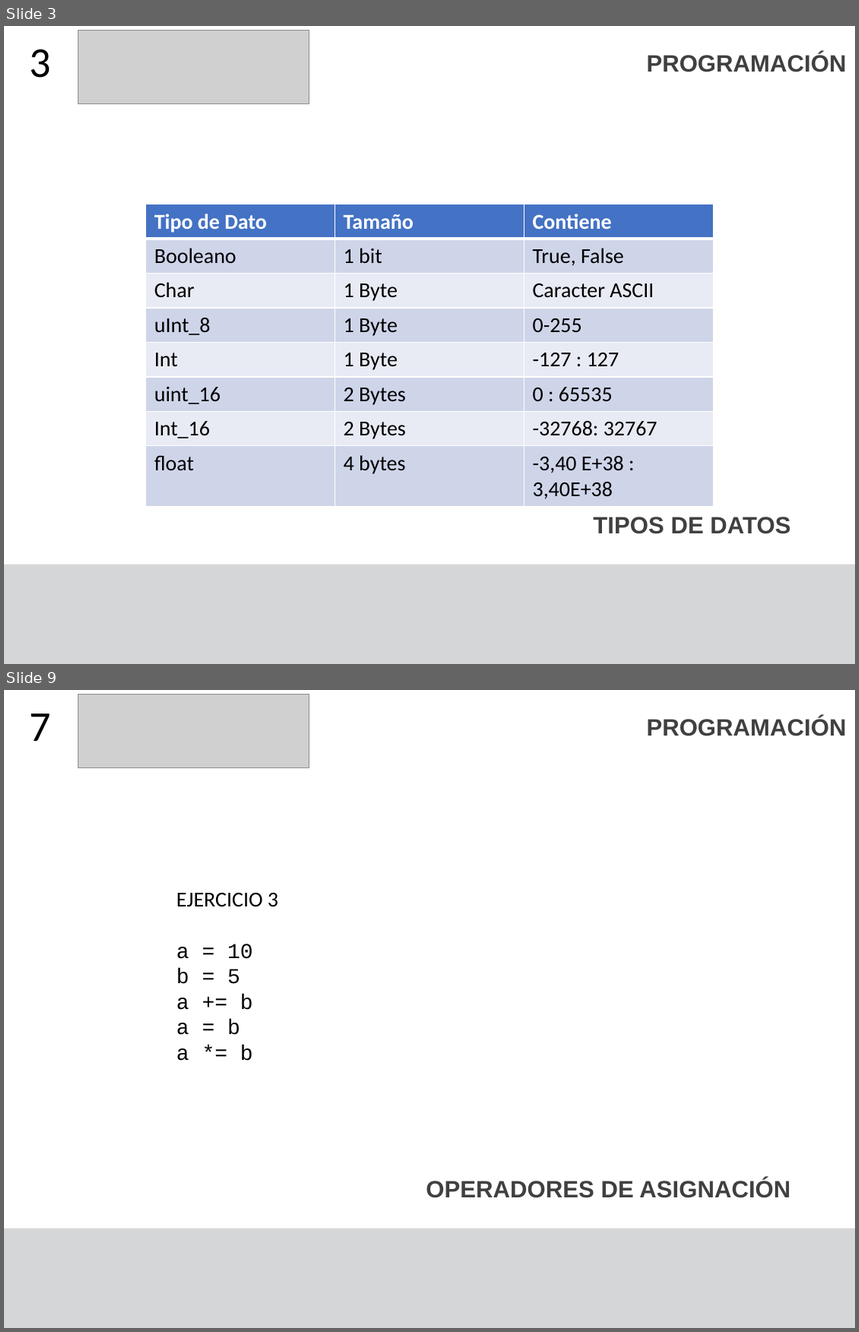
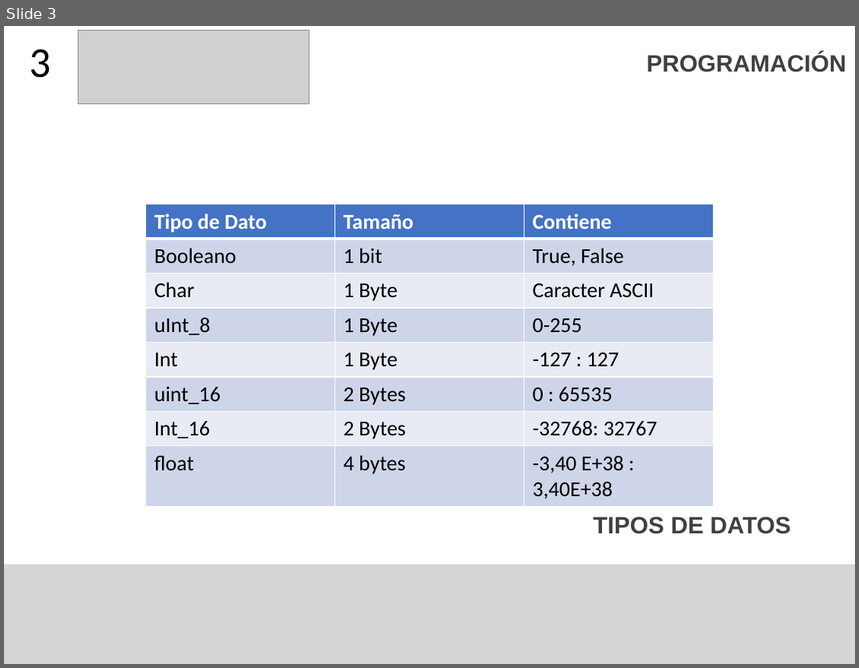
Before and after one commit to F4bian1012/Intro_Programacion, a slide deck: Sesion_1/Tipos de datos.pptx. Shown one above the other, each under a label of ours: slides 3 and 9 before the commit, slide 3 after it; the slides between them are not shown. The pictures are 859x1332 and 859x668 pixels, drawn with LibreOffice and Linux fonts; fonts in the diff are those of the drawing; grey boxes stand for pictures. Boxes give left, top, right and bottom in pixels: in the first picture for what was removed or moved away, otherwise in the second. Text is boxed around its words. In the diff, an @@ line names an element or a change of style, - is before the commit and + after.

```diff
--- a/Sesion_1/Tipos de datos.pptx
+++ b/Sesion_1/Tipos de datos.pptx
@@ slide 9 removed at <box>4,690,855,1328</box>, background #FFFFFF; not listed: 1 template element that a slide beside it also shows @@
@@ picture removed at <box>78,695,310,768</box> @@
@@ title removed at <box>30,714,51,741</box> @@
-7
@@ text removed at <box>647,717,847,736</box> @@
-PROGRAMACIÓN
@@ text removed at <box>177,893,278,1061</box> @@
-EJERCICIO 3
-a = 10
-b = 5
-a += b
-a = b
-a *= b
@@ text removed at <box>426,1179,791,1198</box> @@
-OPERADORES DE ASIGNACIÓN
```
Also in this commit, not shown: 2 slides changed, 7 other slides removed, 2 other files.
